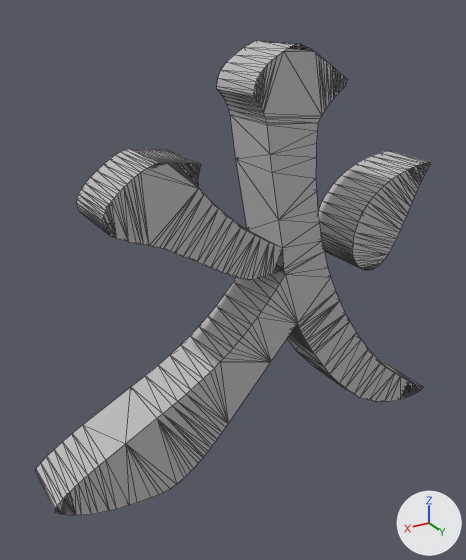
Before and after pictures for a commit that changed the FBX model StS/Assets/Resources/FBX/Japan/Kanji/FBX_Hi.fbx.
Before and after are seen from a camera (50 mm lens) standing at (-0.0309, 0.0753, 0.0389) and looking at (-0.086, -0.0164, -0.007). Lighting does not change. The marker at lower right points along +X, +Y and +Z. Mesh edges are drawn as thin lines. Where no turn or scale is listed for an object, it has been applied to the vertices. Vertices at the same position are counted once.

In view in the first picture: 'hi'.
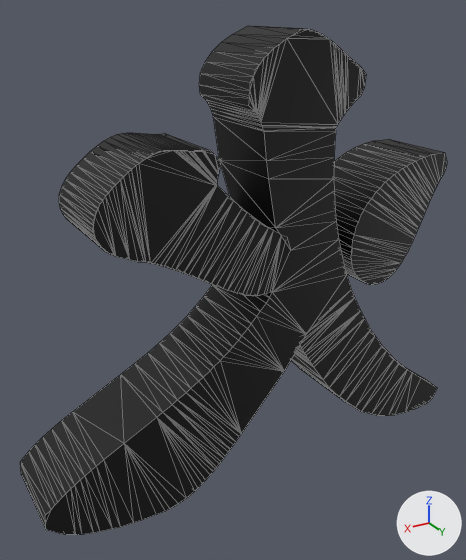
Where the newer file only moved an object's origin or applied its transform, the numbers keep the older frame.

Patch to the scene script:
```diff
--- a/StS/Assets/Resources/FBX/Japan/Kanji/FBX_Hi.fbx.py
+++ b/StS/Assets/Resources/FBX/Japan/Kanji/FBX_Hi.fbx.py
@@ mat_outliner @@
+mat_outliner = principled_material('Outliner')
+mat_outliner.base_color = (0.0, 0.0, 0.0)  # black #000000
@@ me_mesh @@
 # used by ob_hi; location = (-0.0901, -0.0151, -0.0044)
-me_mesh.from_pydata(...)  # 651 vertices, 1202 faces; spans x -0.0419..0.0419, y -0.0057..0.0057, z -0.0375..0.0375
+me_mesh.from_pydata(...)  # 1266 vertices, 2353 faces; spans x -0.0444..0.0441, y -0.0086..0.0086, z -0.0397..0.0397
+# me_mesh part 1: a new loose piece of 492 vertices spanning x -0.0444..0.0441, y -0.0086..0.0086, z -0.0397..0.0397, in mat_outliner (black #000000)
+# me_mesh part 2: a new loose piece of 129 vertices spanning x -0.0376..-0.0153, y -0.0078..0.0078, z -0.006..0.0176, in mat_outliner (black #000000)
+# me_mesh part 3: 6 vertices removed from x 0.0144, y 0.0057, z 0.0174..0.0183
 me_mesh.materials.append(mat_phong1)
+me_mesh.materials.append(mat_outliner)  # black #000000
```

Changed parts and their boxes [x1, y1, x2, y2] in the pictures (466 x 560 px):
'hi', reshaped (8% wider, 7% taller)
    before: [36, 40, 430, 515]
    after: [21, 25, 447, 535]
part 1 of me_mesh, added (black)
    after: [21, 25, 437, 535]
part 2 of me_mesh, added
    after: [334, 139, 447, 285]
part 3 of me_mesh, deleted
    before: [169, 162, 198, 187]
